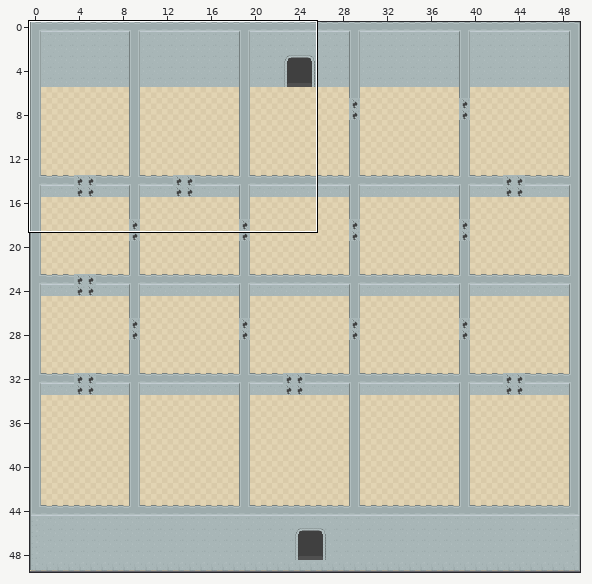
An edit to a level. Tiled map, assets/floorFive.tmx. Above: a wide view before the commit, with the close-up outlined.
Close-up. As it was:
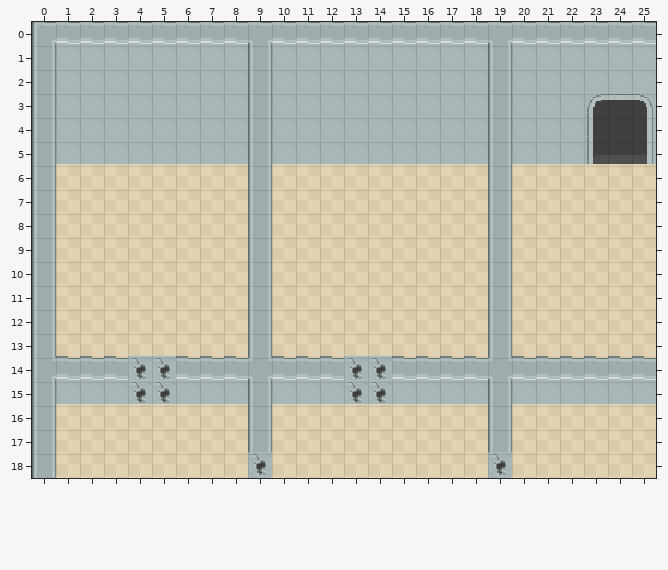
Cells are 16x16 px. Shown: x 0..25, y 0..18. The commit also changed other parts of the map, which this record leaves out.
And afterwards:
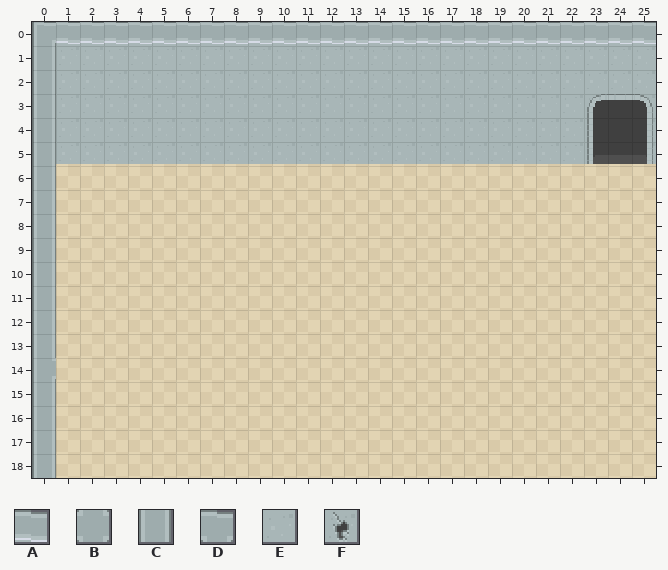
Key: from "tilemap_packed": A 10, B 38, C 39, D 43, E 65, F 92.
_ is an empty cell, . an unchanged one.
The edit:
--- layer "Wall"
@@ x 1..25 @@
- 0 ........D.........D......
- 1 ........C.........C......
- 2 ........C.........C......
- 3 ........C.........C......
- 4 ........C.........C......
- 5 ........C.........C......
- 6 ........C.........C......
- 7 ........C.........C......
- 8 ........C.........C......
- 9 ........C.........C......
-10 ........C.........C......
-11 ........C.........C......
-12 ........C.........C......
-13 ........C.........C......
-14 AAA..AAABAAA..AAAABAAAAAA
-15 EEE..EEECEEE..EEEECEEEEEE
-16 ........C.........C......
-17 ........C.........C......
+ 0 ........A.........A......
+ 1 ........E.........E......
+ 2 ........E.........E......
+ 3 ........E.........E......
+ 4 ........E.........E......
+ 5 ........E.........E......
+ 6 ........_........._......
+ 7 ........_........._......
+ 8 ........_........._......
+ 9 ........_........._......
+10 ........_........._......
+11 ........_........._......
+12 ........_........._......
+13 ........_........._......
+14 ___.._______..___________
+15 ___.._______..___________
+16 ........_........._......
+17 ........_........._......
--- layer "Cracked"
@@ x 4..14 @@
-14 FF.......FF
-15 FF.......FF
+14 __.......__
+15 __.......__
@@ x 9..19 @@
-18 F.........F
+18 _........._
